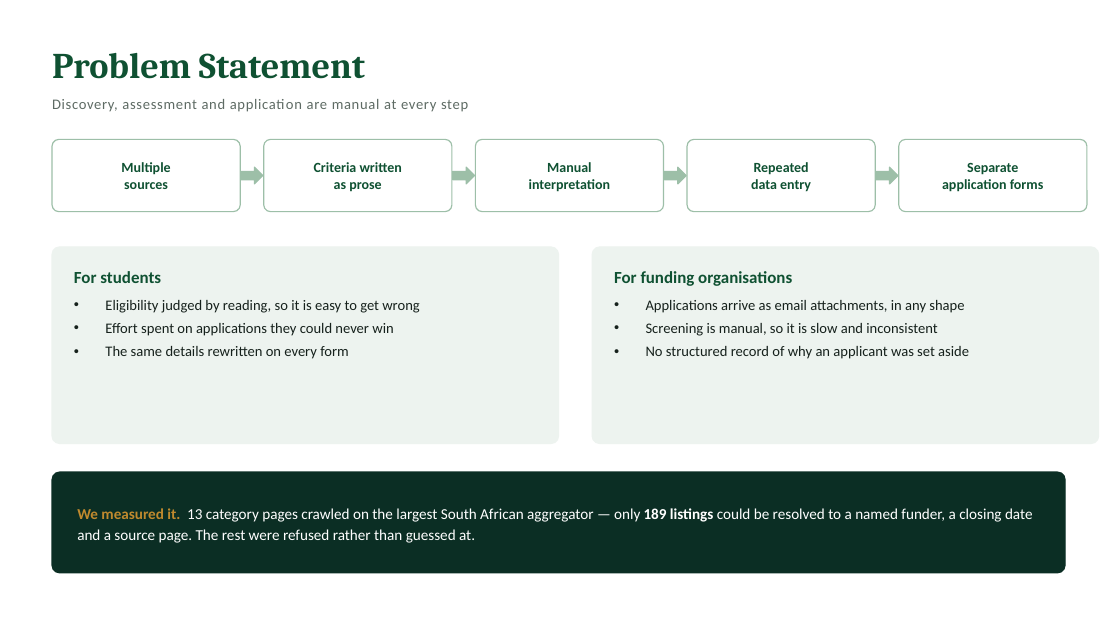
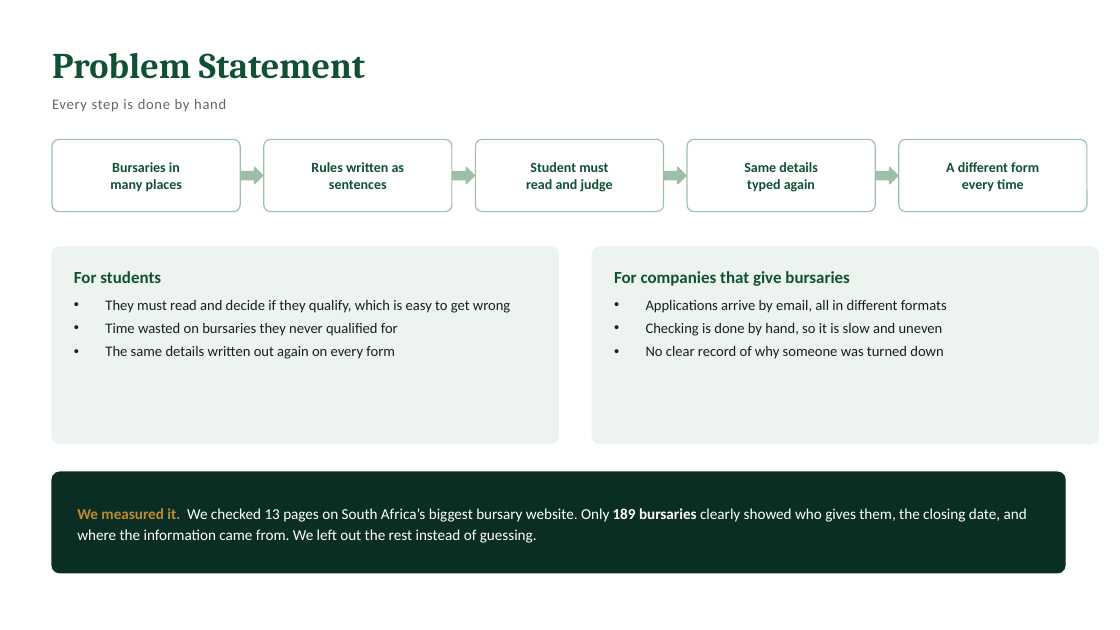
Before and after one commit to SCRIPTMASTER67/cursorBursaryBridge, a slide deck: slide 3 of docs/presentation/Bursary-Bridge_Presentation.pptx. Drawn at 1120x630 pixels with LibreOffice and Linux fonts; fonts in the diff are those of the drawing. Boxes give left, top, right and bottom in pixels: in the first picture for what was removed or moved away, otherwise in the second. Text is boxed around its words. In the diff, an @@ line names an element or a change of style, - is before the commit and + after.

```diff
--- a/docs/presentation/Bursary-Bridge_Presentation.pptx
+++ b/docs/presentation/Bursary-Bridge_Presentation.pptx
@@ text at (52, 99, 226, 112): text changed @@
-Discovery, assessment and application are manual at every step
+Every step is done by hand
@@ text in rounded rectangle at (110, 162, 182, 192): text changed @@
-Multiple
-sources
+Bursaries in
+many places
@@ text in rounded rectangle at (311, 162, 404, 189): text changed @@
-Criteria written
-as prose
+Rules written as
+sentences
@@ text in rounded rectangle at (526, 162, 613, 192): text changed @@
-Manual
-interpretation
+Student must
+read and judge
@@ text in rounded rectangle at (744, 162, 817, 192): text changed @@
-Repeated
-data entry
+Same details
+typed again
@@ text in rounded rectangle at (946, 162, 1039, 192): text changed @@
-Separate
-application forms
+A different form
+every time
@@ text at (614, 271, 850, 286): text changed @@
-For funding organisations
+For companies that give bursaries
@@ text at (105, 300, 510, 359): text changed @@
-• Eligibility judged by reading, so it is easy to get wrong
-• Effort spent on applications they could never win
-• The same details rewritten on every form
+• They must read and decide if they qualify, which is easy to get wrong
+• Time wasted on bursaries they never qualified for
+• The same details written out again on every form
@@ text at (646, 300, 947, 359): text changed @@
-• Applications arrive as email attachments, in any shape
-• Screening is manual, so it is slow and inconsistent
-• No structured record of why an applicant was set aside
+• Applications arrive by email, all in different formats
+• Checking is done by hand, so it is slow and uneven
+• No clear record of why someone was turned down
@@ text at (77, 508, 1027, 543): text changed @@
-We measured it. 13 category pages crawled on the largest South African aggregator — only 189 listings could be resolved to a named funder, a closing date and a source page. The rest were refused rather than guessed at.
+We measured it. We checked 13 pages on South Africa’s biggest bursary website. Only 189 bursaries clearly showed who gives them, the closing date, and where the information came from. We left out the rest instead of guessing.
```
Also in this commit, not shown: 8 other slides changed, 2 other files.
